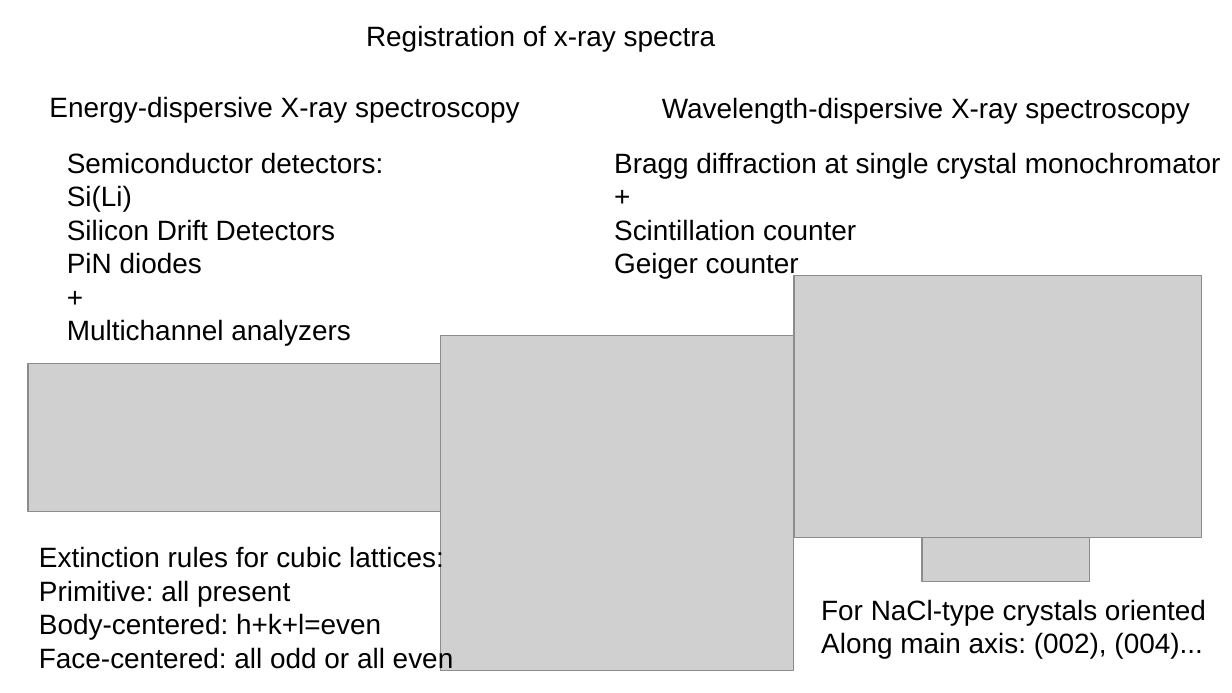
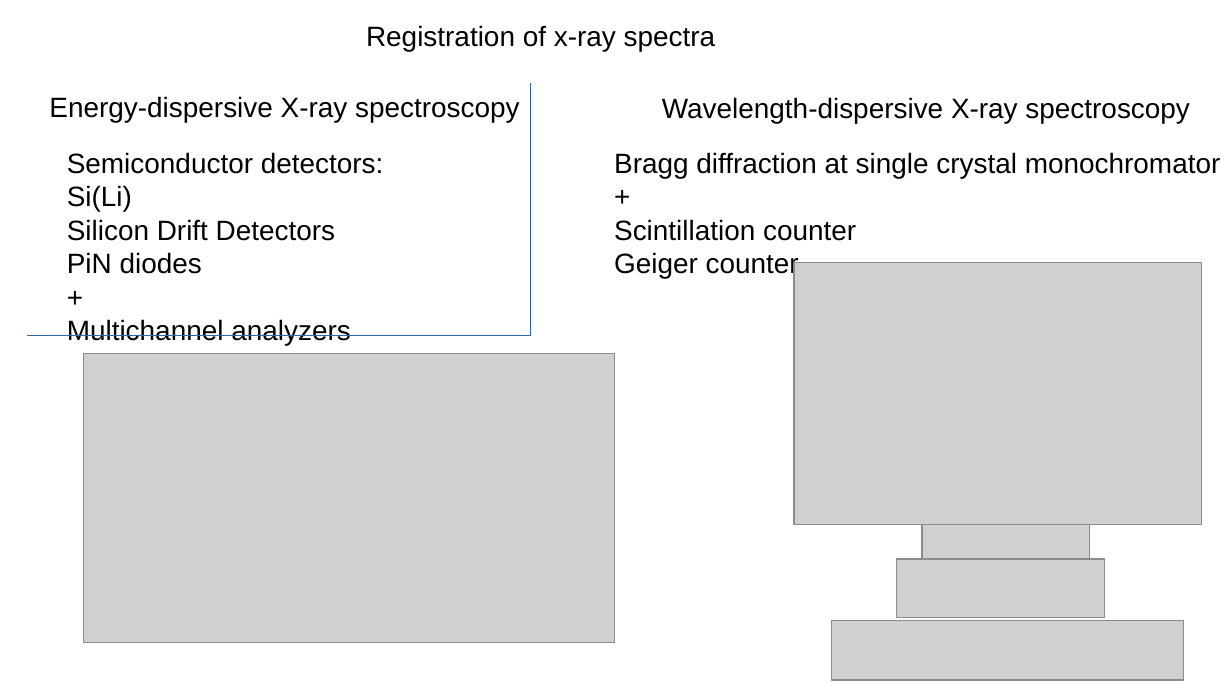
Before and after one commit to vladimir-mazin/lab3_spectroscopy, a slide deck: slide 2 of x-ray_spectroscopy1.odp. Drawn at 1232x693 pixels with LibreOffice and Linux fonts; fonts in the diff are those of the drawing; grey boxes stand for pictures. Boxes give left, top, right and bottom in pixels: in the first picture for what was removed or moved away, otherwise in the second. Text is boxed around its words. In the diff, an @@ line names an element or a change of style, - is before the commit and + after.

```diff
--- a/x-ray_spectroscopy1.odp
+++ b/x-ray_spectroscopy1.odp
@@ line added from (531, 84) to (531, 335), #3465A4 0 pt @@
@@ picture: place and size @@
-picture at bbox=[794, 276, 1202, 538]
+picture at bbox=[794, 263, 1202, 524]
@@ line added from (28, 335) to (531, 335), #3465A4 0 pt @@
@@ picture: place and size @@
-picture at bbox=[28, 363, 440, 512]
+picture at bbox=[84, 354, 615, 643]
@@ picture: place and size @@
-picture at bbox=[922, 538, 1090, 582]
+picture at bbox=[922, 524, 1090, 569]
@@ text removed at bbox=[39, 545, 454, 671] @@
-Extinction rules for cubic lattices:
-Primitive: all present
-Body-centered: h+k+l=even
-Face-centered: all odd or all even
@@ picture: place and size @@
-picture at bbox=[440, 335, 794, 671]
+picture at bbox=[897, 559, 1105, 617]
@@ text removed at bbox=[821, 599, 1206, 658] @@
-For NaCl-type crystals oriented
-Along main axis: (002), (004)...
@@ picture added at bbox=[832, 622, 1184, 681] @@
```
Also in this commit, not shown: 1 other slide changed, 3 slides added, 4 other files.
